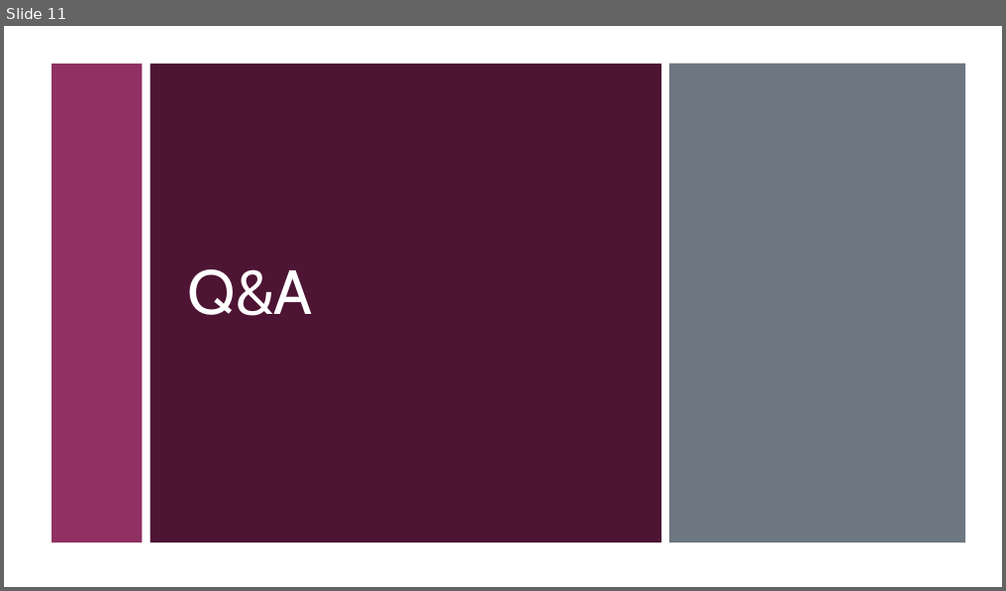
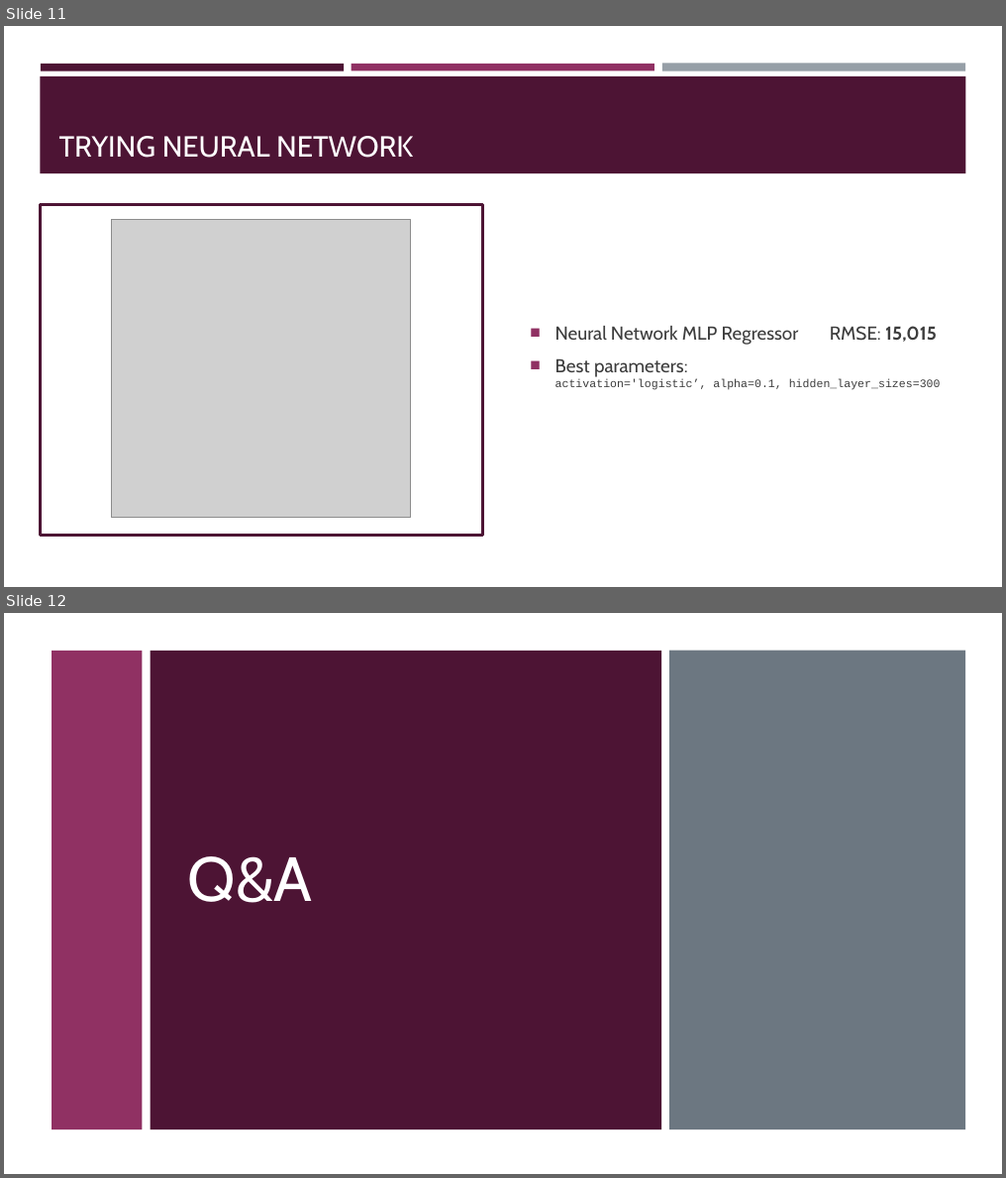
Before and after one commit to rudymalhi/data-science-course-final-project, a slide deck: Energy Consumption Presentation.pptx. Shown one above the other, each under a label of ours: slide 11 before the commit, slides 11 and 12 after it. The pictures are 1006x591 and 1006x1178 pixels, drawn with LibreOffice and Linux fonts; fonts in the diff are those of the drawing; grey boxes stand for pictures. Boxes give left, top, right and bottom in pixels: in the first picture for what was removed or moved away, otherwise in the second. Text is boxed around its words. In the diff, an @@ line names an element or a change of style, - is before the commit and + after.

Commit message:
added neural network

```diff
--- a/Energy Consumption Presentation.pptx
+++ b/Energy Consumption Presentation.pptx
@@ slide 11 added at (x1=4, y1=26, x2=1002, y2=587), background #FFFFFF @@
@@ rectangle added at (x1=40, y1=76, x2=966, y2=174), fill #4D1434 @@
@@ rectangle added at (x1=41, y1=64, x2=344, y2=71), fill #4D1434 @@
@@ rectangle added at (x1=351, y1=64, x2=654, y2=71), fill #903163 @@
@@ rectangle added at (x1=662, y1=64, x2=965, y2=72), fill #969FA7 @@
@@ title added at (x1=59, y1=136, x2=413, y2=158), 28 pt, text #FFFFFF @@
+TRYING NEURAL NETWORK
@@ rectangle added at (x1=41, y1=204, x2=483, y2=535), fill #FFFFFF, outline #4D1434 3 pt @@
@@ picture added at (x1=112, y1=219, x2=411, y2=518) @@
@@ text added at (x1=555, y1=326, x2=941, y2=390), 11 pt, text #3D3D3D @@
+■ Neural Network MLP Regressor RMSE: 15,015
+■ Best parameters: activation='logistic’, alpha=0.1, hidden_layer_sizes=300
@@ what was slide 11 is now slide 12 @@
```
Also in this commit, not shown: 1 slide changed, 1 other file.
